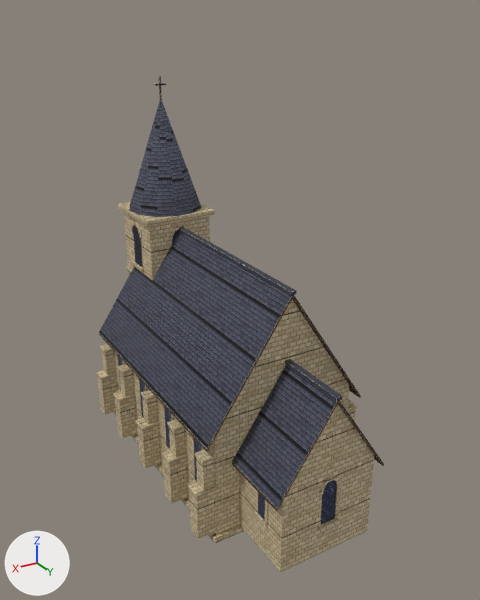
The glTF model godot/assets/blender/chapel_1.glb: old version first, new version second.
The view is the same before and after, from a 50 mm camera at (14.3, 25.1, 21.1) aimed at (-0.3, 0.8, 9.0). The lights are fixed; the arrows at lower left show +X, +Y and +Z. The picture after the commit comes second. Vertices at exactly the same position are counted once.

The first picture shows 'chapel_2'.
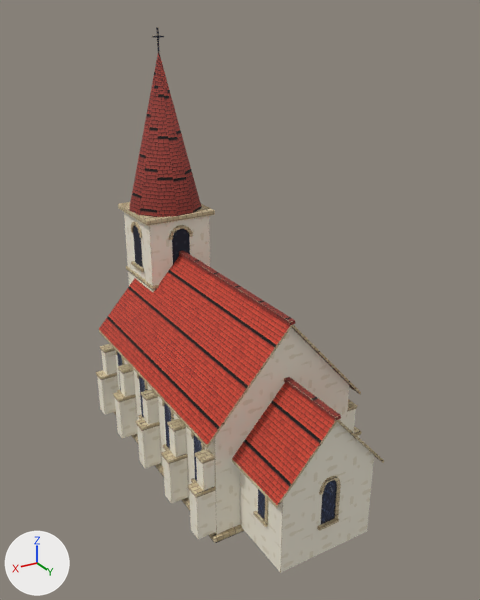
Location of each change, (x1, y1, x2, y2) in pixels of the pictures (480 x 600 px; the box of a moved part takes in the faces that stretch with it):
'chapel_2', reshaped (10% taller)
    before: (96, 76, 384, 573)
    after: (96, 27, 384, 573)
part 1 of me_chapel_2, moved or reshaped
    before: (285, 359, 342, 401)
    after: (284, 377, 341, 421)
part 2 of me_chapel_2, moved or reshaped
    before: (178, 227, 297, 295)
    after: (179, 251, 295, 325)
part 3 of me_chapel_2, moved or reshaped
    before: (159, 76, 162, 99)
    after: (156, 27, 160, 52)
part 4 of me_chapel_2, moved or reshaped
    before: (99, 231, 384, 511)
    after: (99, 255, 384, 508)
part 5 of me_chapel_2, moved or reshaped
    before: (130, 99, 202, 217)
    after: (130, 52, 202, 217)
part 6 of me_chapel_2, surface changed
    before: (99, 99, 383, 511)
    after: (130, 52, 371, 508)
part 7 of me_chapel_2, recoloured (brown to grey)
    both: (97, 212, 374, 572)
part 8 of me_chapel_2, recoloured
    before: (232, 365, 337, 508)
    after: (232, 459, 277, 508)
part 9 of me_chapel_2, recoloured
    before: (130, 99, 202, 217)
    after: (130, 52, 202, 217)
part 10 of me_chapel_2, recoloured
    before: (338, 403, 383, 466)
part 11 of me_chapel_2, recoloured
    before: (99, 333, 277, 511)

The change in detail:
Picture 'pw_plaster_cream' (img_pw_plaster_cream) is new.
Picture 'pw_tile_darkred' (img_pw_tile_darkred) is new.
Picture 'pw_tile_red' (img_pw_tile_red) is new.
Material 'pw_plaster_cream' (mat_pw_plaster_cream) is new.
Its texture is img_pw_plaster_cream.
Its roughness is 0.9.
Material 'pw_tile_darkred' (mat_pw_tile_darkred) is new.
Its texture is img_pw_tile_darkred.
Its roughness is 0.9.
Material 'pw_tile_red' (mat_pw_tile_red) is new.
Its texture is img_pw_tile_red.
Its roughness is 0.9.
me_chapel_2 is used by ob_chapel_2; location (0.0, 0.0, 0.0).
Verts and faces of me_chapel_2; kept vertices keep their numbers, new ones are numbered from 5945.
Before the commit, vertices of me_chapel_2: 5711 (0.0, -6.4, 17.4) at pixel (160, 96).
me_chapel_2 had 5945 vertices, 8796 faces and spanned x -4.4..4.4, y -8.6..8.5, z 0.0..18.4.
me_chapel_2 no longer uses material mat_pw_roof_cap (picture img_pw_roof_cap).
me_chapel_2 now has 5945 vertices, 8796 faces and spans x -4.4..4.4, y -8.6..8.5, z 0.0..20.5.
me_chapel_2 part 1: the loose piece of 20 vertices spanning x -0.1..0.1, y 4.5..8.5, z 7.8..7.9 is moved by (0.0, 0.0, -0.9).
me_chapel_2 part 2: the loose piece of 20 vertices spanning x -0.1..0.1, y -7.2..5.3, z 10.9..11.1 is moved by (0.0, 0.0, -1.3).
me_chapel_2 part 3: the loose piece of 20 vertices spanning x 0.0, y -6.5..-6.4, z 17.2..18.4 is moved by (0.0, 0.0, 2.2).
Part 4, on me_chapel_2:
34 vertices are removed from x -4.0..4.0, y -7.2..8.4, z 3.7..11.0.
115 faces are deleted.
17 vertices move from x -4.0..4.0, y -7.2..8.4, z 3.7..11.0 to x -4.0..2.7, y -7.2..8.4, z 3.9..9.7.
34 vertices are added at x -4.0..4.0, y -7.2..8.4, z 3.9..9.7.
103 new faces join them, mat_pw_cobble_wall (picture img_pw_cobble_wall).
8 new faces join them, mat_pw_tile_red (picture img_pw_tile_red).
4 new faces join them, mat_pw_roof_under (picture img_pw_roof_under).
Part 5, on me_chapel_2:
Vertex 5711 moves to (0.0, -6.4, 19.5), pixel (158, 49).
me_chapel_2 part 6: 60 kept faces spanning x -4.0..4.0, y -8.4..8.4, z 3.8..19.5 get new texture (UV) coordinates.
me_chapel_2 part 7: 273 faces spanning x -4.4..4.4, y -8.6..8.2, z 0.2..11.5 switch from mat_pw_cobble_wall (picture img_pw_cobble_wall) to mat_pw_plaster_cream (picture img_pw_plaster_cream).
me_chapel_2 part 8: 2 faces spanning x 2.7, y 4.6..8.4, z 3.8..3.9 switch from mat_pw_slate (picture img_pw_slate) to mat_pw_cobble_wall (picture img_pw_cobble_wall).
me_chapel_2 part 9: 22 faces spanning x -1.9..1.9, y -8.4..-4.5, z 11.8..19.5 switch from mat_pw_slate (picture img_pw_slate) to mat_pw_tile_darkred (picture img_pw_tile_darkred).
me_chapel_2 part 10: 2 faces spanning x -2.7..0.0, y 4.6..8.4, z 4.0..6.9 switch from mat_pw_roof_under (picture img_pw_roof_under) to mat_pw_tile_red (picture img_pw_tile_red).
me_chapel_2 part 11: 4 faces spanning x 0.0..4.0, y -7.2..8.4, z 3.8..9.5 switch from mat_pw_timber (picture img_pw_timber) to mat_pw_roof_under (picture img_pw_roof_under).
Other edits to the shape of me_chapel_2 do not show in these pictures.
